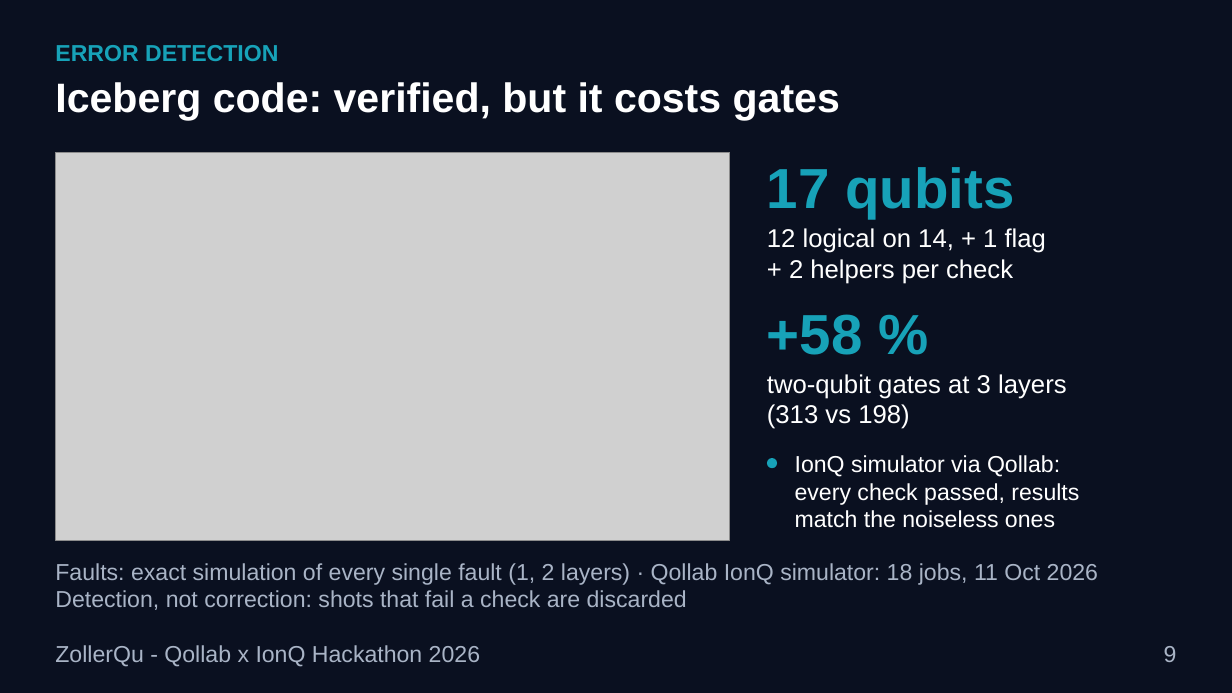
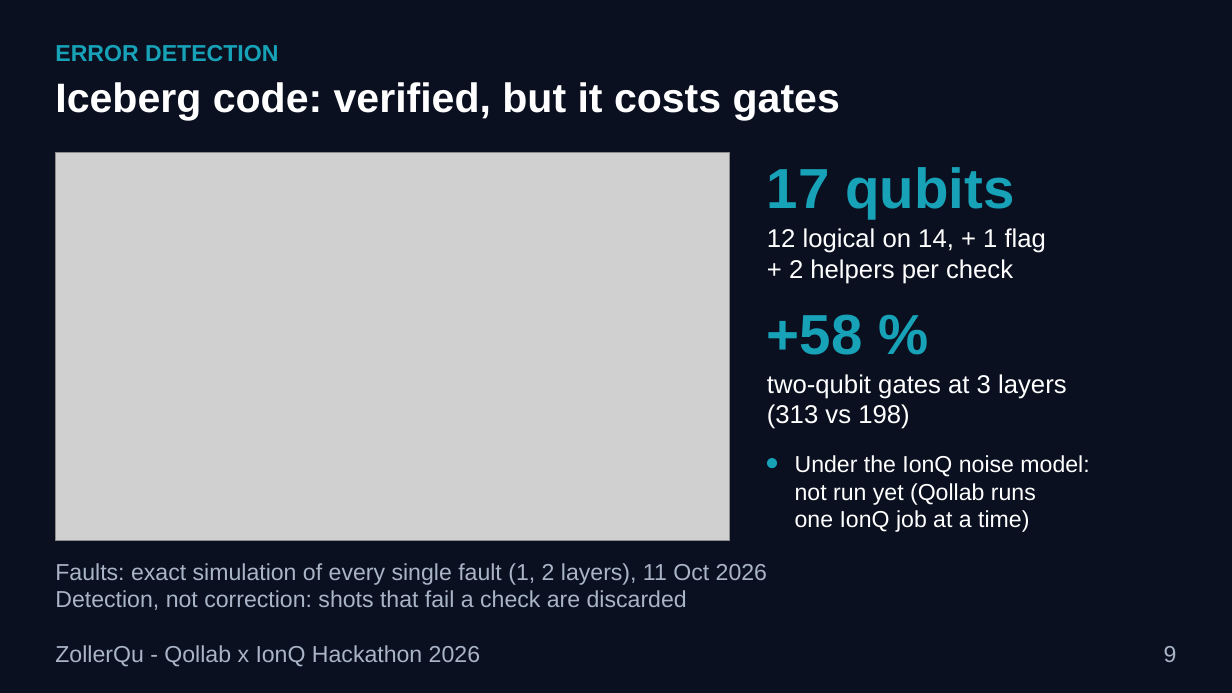
Before and after one commit to Oussema-t/zollerqu-qollab, a slide deck: slide 9 of slides/stocks_ZollerQu.pptx. Drawn at 1232x693 pixels with LibreOffice and Linux fonts; fonts in the diff are those of the drawing; grey boxes stand for pictures. Boxes give left, top, right and bottom in pixels: in the first picture for what was removed or moved away, otherwise in the second. Text is boxed around its words. In the diff, an @@ line names an element or a change of style, - is before the commit and + after.

```diff
--- a/slides/stocks_ZollerQu.pptx
+++ b/slides/stocks_ZollerQu.pptx
@@ text at [795, 455, 1089, 532]: text changed @@
-IonQ simulator via Qollab:
-every check passed, results
-match the noiseless ones
+Under the IonQ noise model:
+not run yet (Qollab runs
+one IonQ job at a time)
@@ text at [55, 563, 767, 585]: text changed @@
-Faults: exact simulation of every single fault (1, 2 layers) · Qollab IonQ simulator: 18 jobs, 11 Oct 2026
+Faults: exact simulation of every single fault (1, 2 layers), 11 Oct 2026
```
Also in this commit, not shown: 1 other slide changed, 8 other files.
